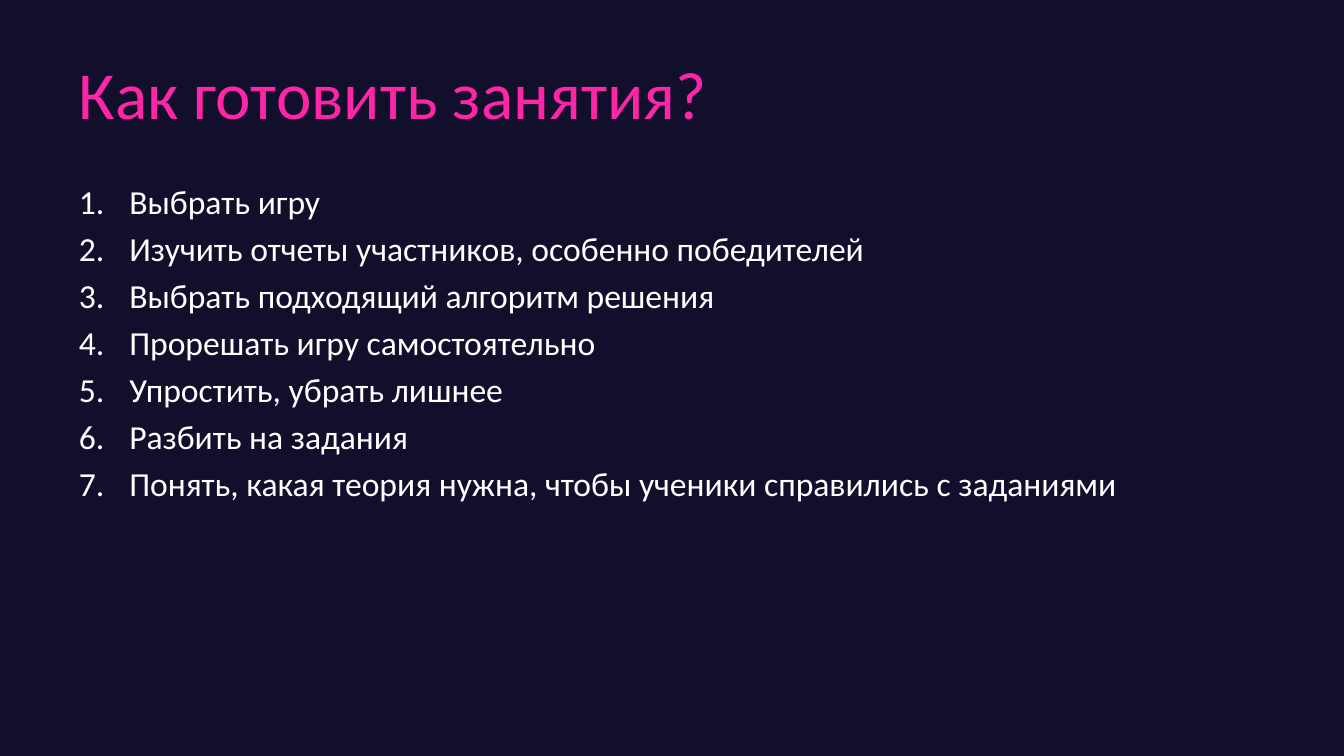
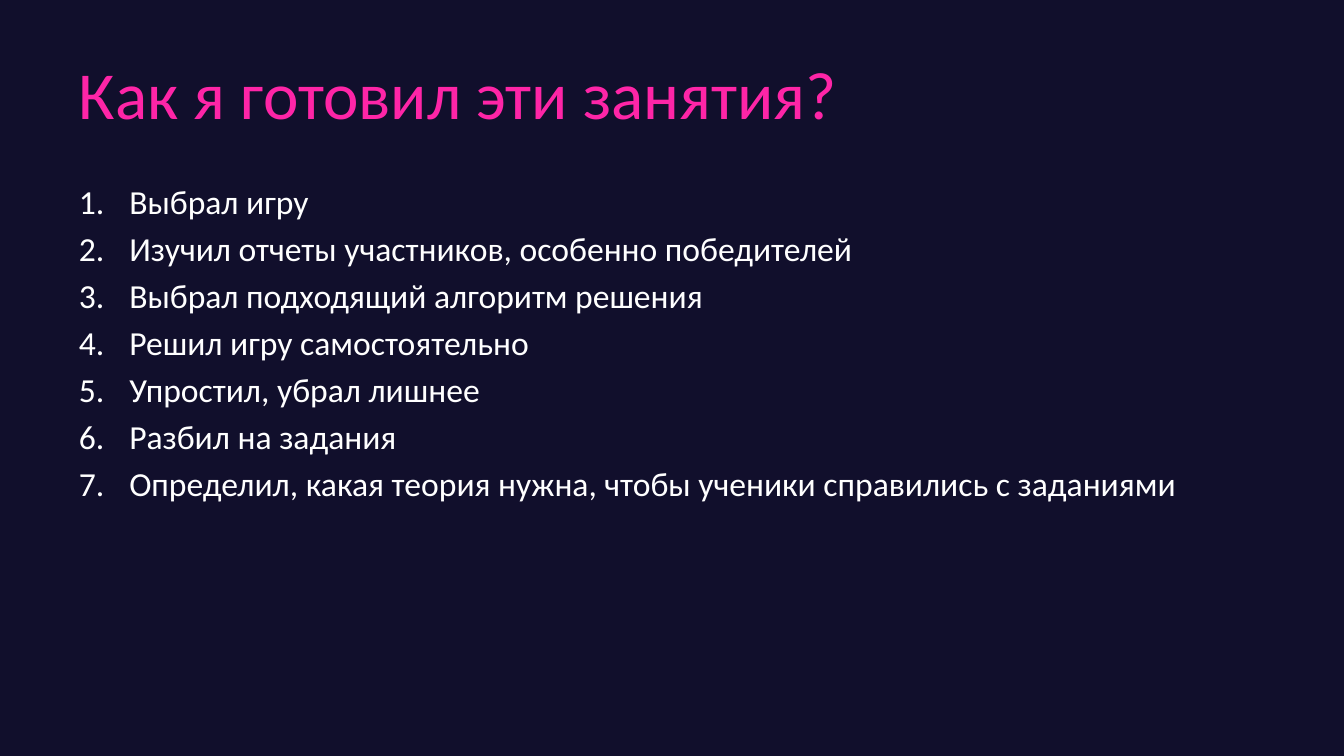
Before and after one commit to game-ai-course/game-ai-school, a slide deck: slide 11 of slides/online_4dx1.5h/day3-final.pptx. Drawn at 1344x756 pixels with LibreOffice and Linux fonts; fonts in the diff are those of the drawing. Boxes give left, top, right and bottom in pixels: in the first picture for what was removed or moved away, otherwise in the second. Text is boxed around its words. In the diff, an @@ line names an element or a change of style, - is before the commit and + after.

Commit message:
final slides

```diff
--- a/slides/online_4dx1.5h/day3-final.pptx
+++ b/slides/online_4dx1.5h/day3-final.pptx
@@ title at box(79, 73, 836, 120): text changed @@
-Как готовить занятия?
+Как я готовил эти занятия?
@@ text at box(129, 191, 1176, 502): text changed @@
-1. Выбрать игру
-2. Изучить отчеты участников, особенно победителей
-3. Выбрать подходящий алгоритм решения
-4. Прорешать игру самостоятельно
-5. Упростить, убрать лишнее
-6. Разбить на задания
-7. Понять, какая теория нужна, чтобы ученики справились с заданиями
+1. Выбрал игру
+2. Изучил отчеты участников, особенно победителей
+3. Выбрал подходящий алгоритм решения
+4. Решил игру самостоятельно
+5. Упростил, убрал лишнее
+6. Разбил на задания
+7. Определил, какая теория нужна, чтобы ученики справились с заданиями
```
Also in this commit, not shown: 3 other slides changed, 6 slides added, 1 slide removed.
